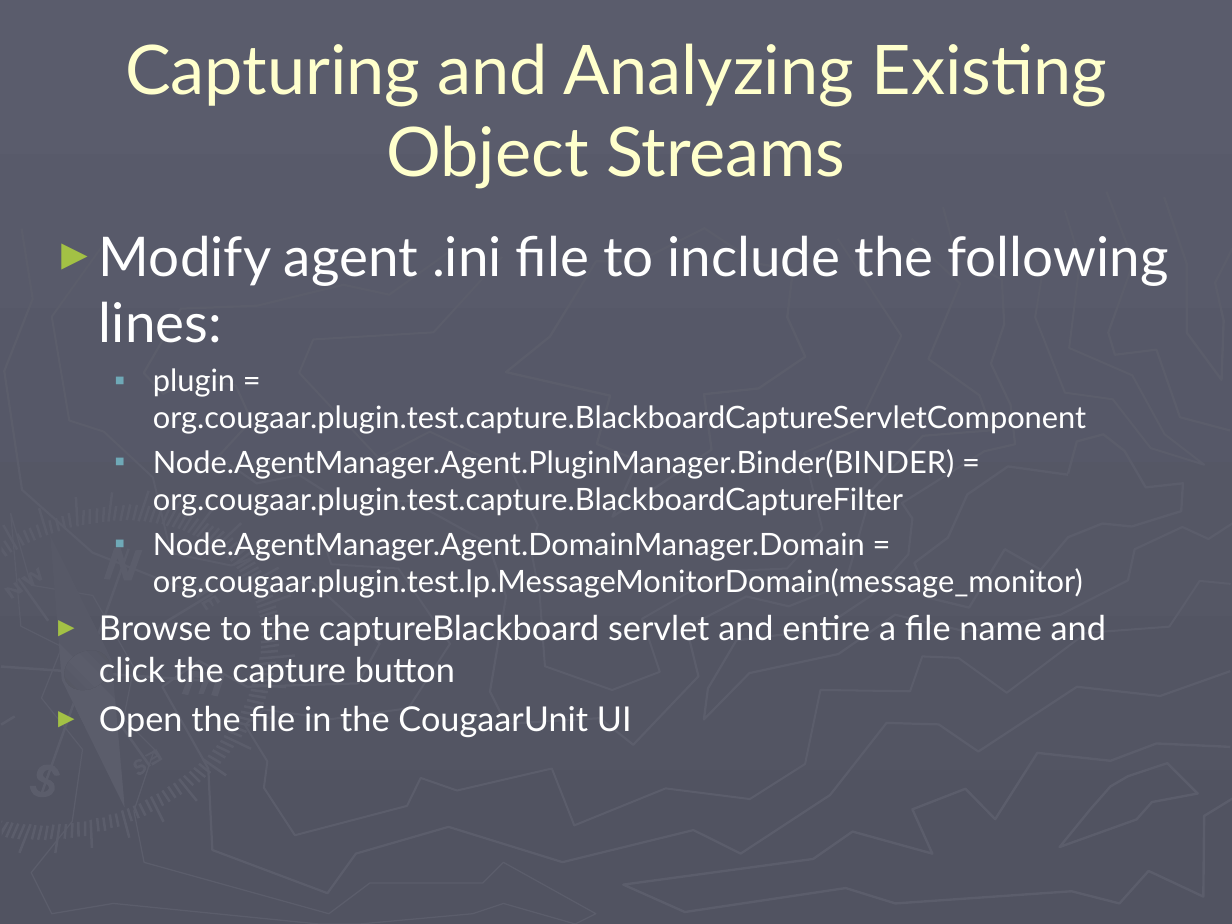
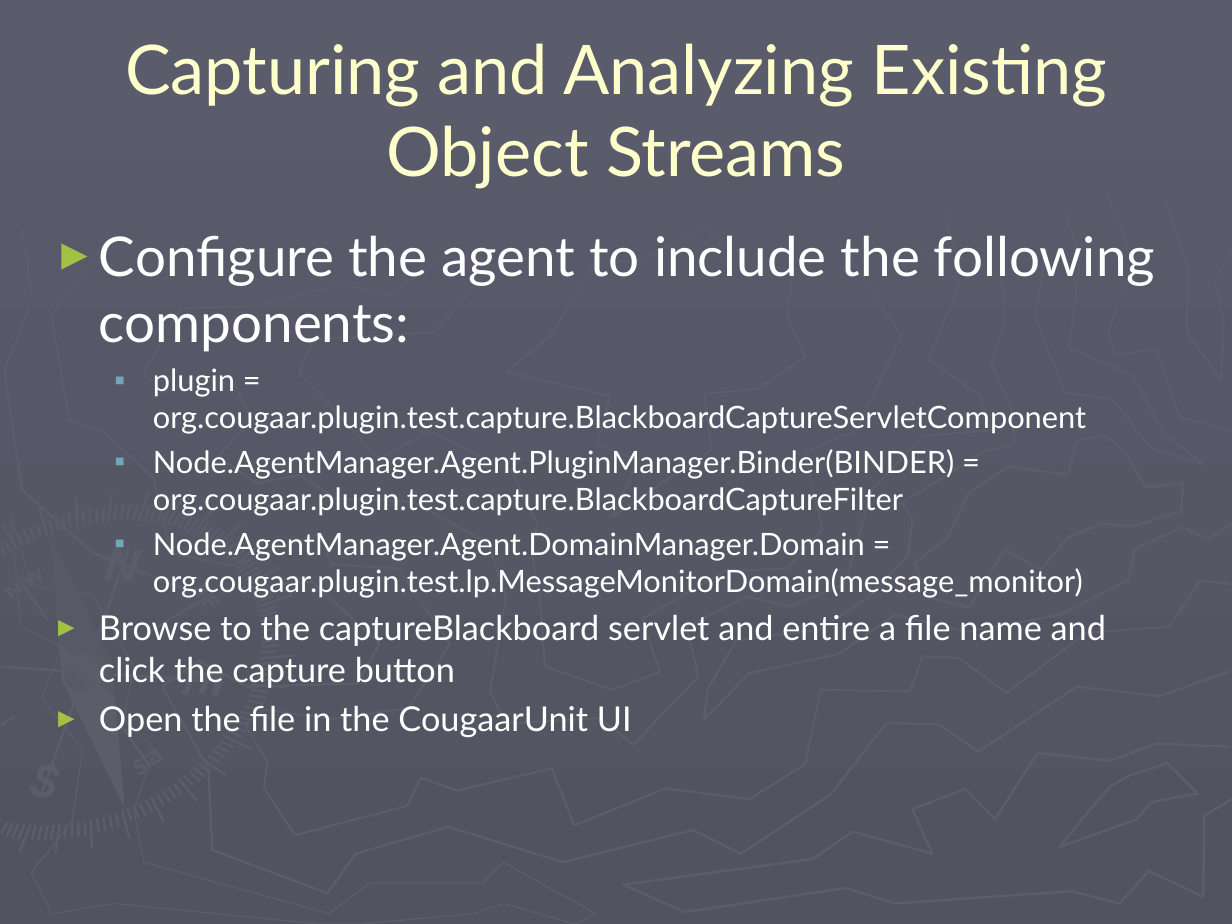
Before and after one commit to codeaudit/cougaar-cougaarunit, a slide deck: slide 14 of CougaarUnit/CougaarUnit Training.ppt. Drawn at 1232x924 pixels with LibreOffice and Linux fonts; fonts in the diff are those of the drawing. Boxes give left, top, right and bottom in pixels: in the first picture for what was removed or moved away, otherwise in the second. Text is boxed around its words. In the diff, an @@ line names an element or a change of style, - is before the commit and + after.

```diff
--- a/CougaarUnit/CougaarUnit Training.ppt
+++ b/CougaarUnit/CougaarUnit Training.ppt
@@ text at (99, 235, 1155, 352): text changed @@
-► Modify agent .ini file to include the following lines:
+► Configure the agent to include the following components:
```
Also in this commit, not shown: 1 other slide changed, 1 slide added, 8 other files.
